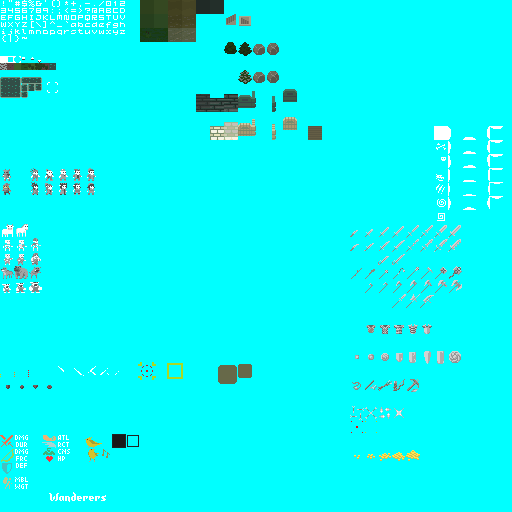
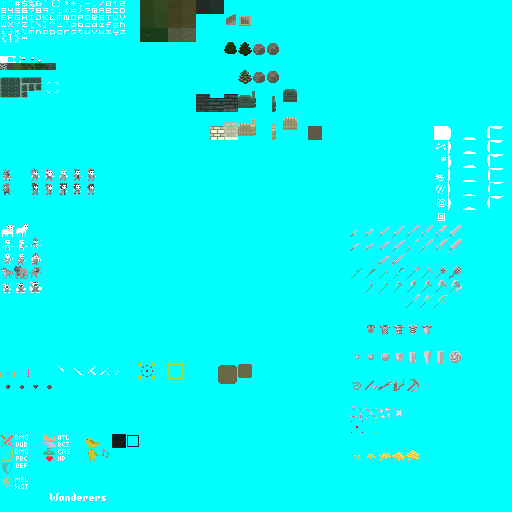
Two versions of the same layered image (w=512, h=512). Layer-by-layer changes:
painted on "Main" over (392, 294, 448, 308)
